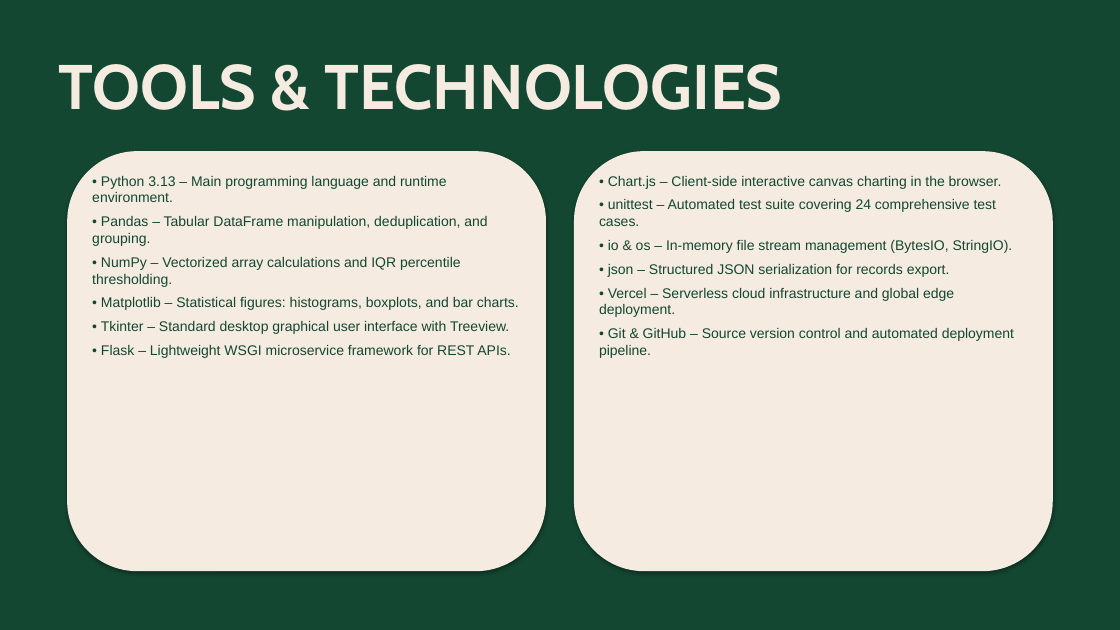
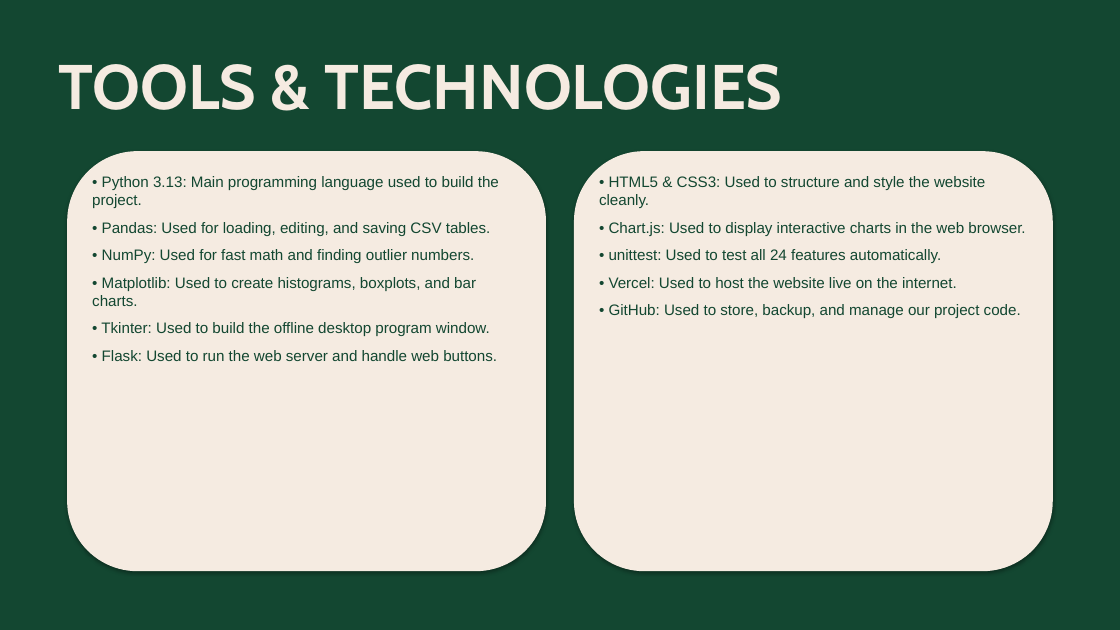
Before and after one commit to JISHU-GHOSH/csv-data-cleaner-analytics, a slide deck: slide 6 of CSV_Cleaner_14_Pages_Presentation.pptx. Drawn at 1120x630 pixels with LibreOffice and Linux fonts; fonts in the diff are those of the drawing. Boxes give left, top, right and bottom in pixels: in the first picture for what was removed or moved away, otherwise in the second. Text is boxed around its words. In the diff, an @@ line names an element or a change of style, - is before the commit and + after.

Commit message:
feat: simplify PPT language across all 14 slides to plain conversational English

```diff
--- a/CSV_Cleaner_14_Pages_Presentation.pptx
+++ b/CSV_Cleaner_14_Pages_Presentation.pptx
@@ text at (92, 176, 499, 361): text changed; size 12 to 13 pt @@
-• Python 3.13 – Main programming language and runtime environment.
-• Pandas – Tabular DataFrame manipulation, deduplication, and grouping.
-• NumPy – Vectorized array calculations and IQR percentile thresholding.
-• Matplotlib – Statistical figures: histograms, boxplots, and bar charts.
-• Tkinter – Standard desktop graphical user interface with Treeview.
-• Flask – Lightweight WSGI microservice framework for REST APIs.
+• Python 3.13: Main programming language used to build the project.
+• Pandas: Used for loading, editing, and saving CSV tables.
+• NumPy: Used for fast math and finding outlier numbers.
+• Matplotlib: Used to create histograms, boxplots, and bar charts.
+• Tkinter: Used to build the offline desktop program window.
+• Flask: Used to run the web server and handle web buttons.
@@ text at (599, 176, 1025, 318): text changed; size 12 to 13 pt @@
-• Chart.js – Client-side interactive canvas charting in the browser.
-• unittest – Automated test suite covering 24 comprehensive test cases.
-• io & os – In-memory file stream management (BytesIO, StringIO).
-• json – Structured JSON serialization for records export.
-• Vercel – Serverless cloud infrastructure and global edge deployment.
-• Git & GitHub – Source version control and automated deployment pipeline.
+• HTML5 & CSS3: Used to structure and style the website cleanly.
+• Chart.js: Used to display interactive charts in the web browser.
+• unittest: Used to test all 24 features automatically.
+• Vercel: Used to host the website live on the internet.
+• GitHub: Used to store, backup, and manage our project code.
```
Also in this commit, not shown: 13 other slides changed, 1 other file.
